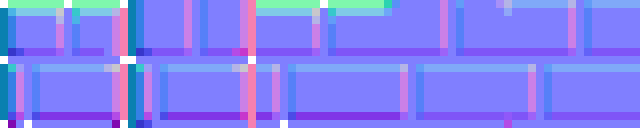
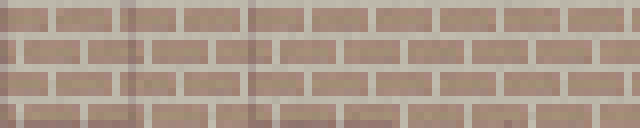
The second w=640, h=128 image is a revision of the first. Changes to its layers:
showed group "Tilemap_BuildingTiles2" (5 layers) over [0, 0, 640, 128]
added layer "레이어 123" (multiply) in group "Tilemap_BuildingTiles2" over [0, 0, 512, 128]
added layer "레이어 122" in group "Tilemap_BuildingTiles2" over [0, 0, 640, 128]
painted on "레이어 117" over [0, 0, 640, 128]
hid group "Tilemap_BrickWall" (5 layers) over [0, 0, 640, 128]
